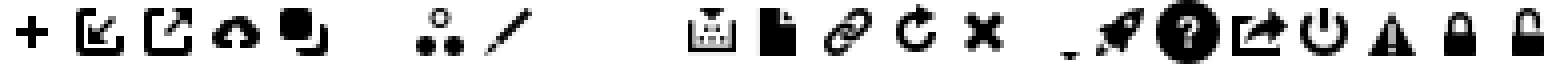
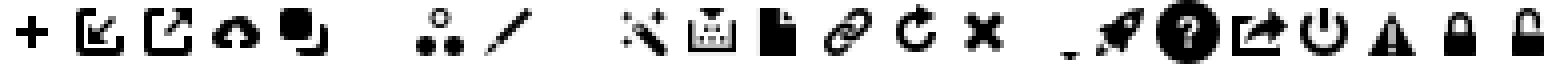
Before/after of a 1560 x 64 layered artwork. What changed in the layer stack:
added group "IconToolbarWizard" with 2 layers above "IconToolbarEdit" over left=620, top=8, right=668, bottom=56
added layer "Toolbar Icons" in group "IconToolbarWizard" over left=620, top=8, right=668, bottom=56
added layer "Rectangle 5" in group "IconToolbarWizard" over left=620, top=8, right=668, bottom=56
